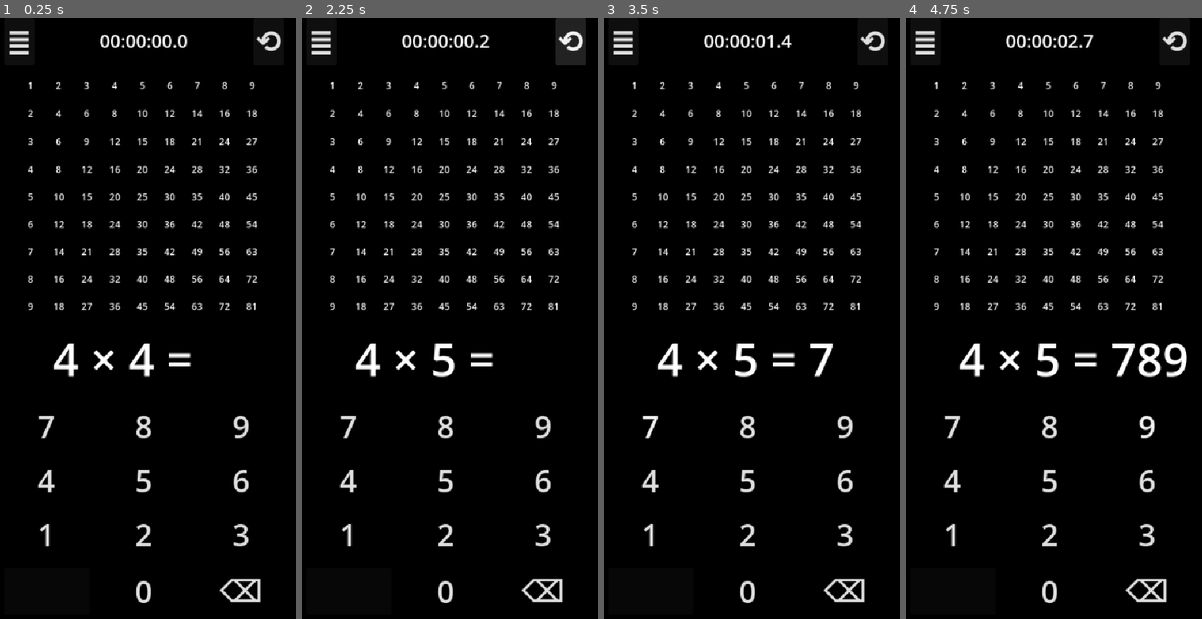
Above: before the commit, frames 1-4 (left to right).
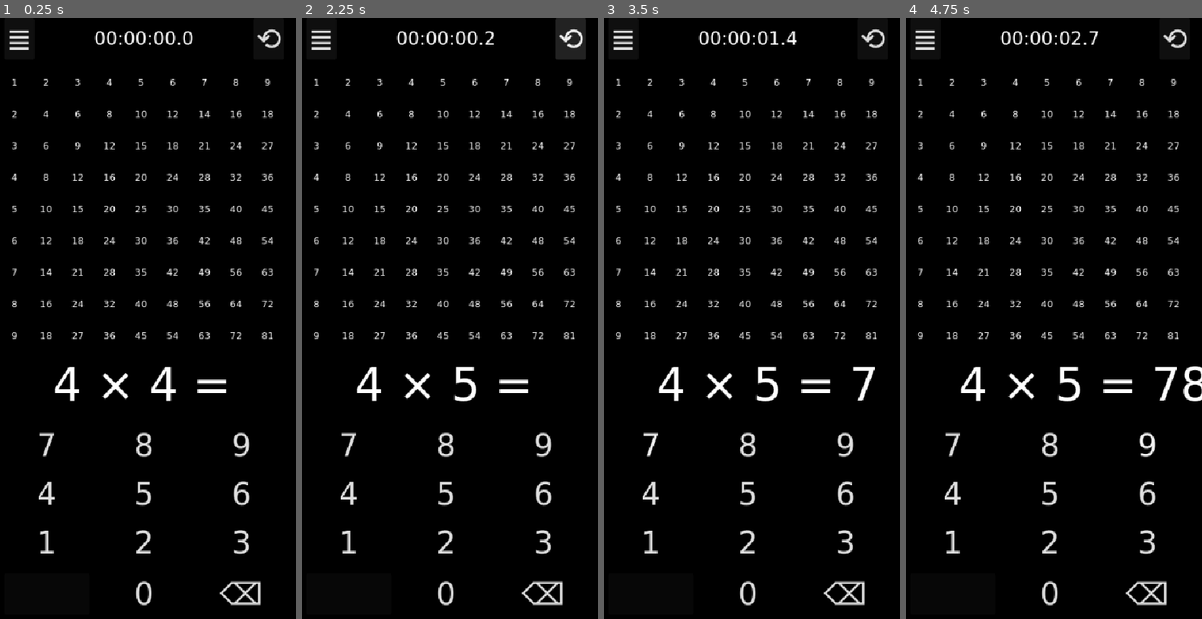
Above: after the commit, the same moments.

Repository: not-learning/einmaleins
Game: Godot game, scene res://main.tscn
Same seed, same stepped clock (60 frames per second), same inputs: the game is played once before the commit and once after it.
Inputs:
- Up to frame 1 (0.25 s): no input
- Up to frame 2 (2.25 s): click "≣" at 0.5 s; click "⸽⸽⸽⸽⸽" (after the commit: "⣿⣿") at 1.25 s; click "⟲" at 2 s
- Up to frame 3 (3.5 s): click "7" at 2.75 s
- Up to frame 4 (4.75 s): click "8" at 3.5 s; click "9" at 4.25 s

The runs differ from the first frame. In frame 1, 8.4% of the frame differs, in the area x 3-95%, y 1-98%; in frame 2, 8.5%; in frame 3, 8.7%; in frame 4, 9.4%, in the area x 3-100%, y 1-98%.

Commit message:
Fixed sandwich button text

Diff:
--- a/main.gd
+++ b/main.gd
@@ -13,7 +13,7 @@
 	stopwatch = find_child("Stopwatch")
 	stopwatch.restart.connect(_on_restart)
 	sandwich = find_child("Sandwich")
-	stopwatch.ex_list_show.connect(_on_ex_list_show)
+	stopwatch.toggle_ex_list_show.connect(_on_toggle_ex_list_show)
 	xtable = find_child("Xtable")
 	xtableChildren = xtable.get_children()
 	ex = find_child("Exercise")
@@ -27,15 +27,15 @@
 	exList._fill_ex_list(ex.arr)
 	$ExListMargin.set("visible", false)
 
-func _on_ex_list_show(b: bool):
+func _on_toggle_ex_list_show(b: bool):
 	if b:
-		sandwich.text = "⸽⸽⸽⸽⸽"
-		sandwich.set("theme_override_font_sizes/font_size", 25)
+		#sandwich.text = "⣿"
+		#sandwich.set("theme_override_font_sizes/font_size", 25)
 		$ExListMargin.set("visible", true)
 		$XtableMargin.set("visible", false)
 	else:
-		sandwich.text = "≣"
-		sandwich.set("theme_override_font_sizes/font_size", 50)
+		#sandwich.text = "≣"
+		#sandwich.set("theme_override_font_sizes/font_size", 50)
 		$ExListMargin.set("visible", false)
 		$XtableMargin.set("visible", true)
 
--- a/project.godot
+++ b/project.godot
@@ -24,6 +24,10 @@
 window/stretch/mode="canvas_items"
 window/stretch/aspect="keep_width"
 window/handheld/orientation=1
+
+[gui]
+
+theme/custom_font="uid://be7ocfjq0v37i"
 
 [input]
 
--- a/stopwatch.gd
+++ b/stopwatch.gd
@@ -1,18 +1,19 @@
 extends Label
 
 signal restart
-signal ex_list_show(b: bool)
+signal toggle_ex_list_show(b: bool)
 
 var ms: float
 var done: bool
-#var sandwich: Button
+var ex_list_show: bool
+var sandwich: Button
 
 func _ready() -> void:
 	ms = 0
 	text = "0"
 	done = true
 	#sandwich = get_node("../").find_child("Sandwich")
-	#sandwich = get_node("/root/Node").find_child("Sandwich")
+	sandwich = get_node("/root/Node").find_child("Sandwich")
 
 func _process(delta: float) -> void:
 	if !done: ms += delta
@@ -20,7 +21,10 @@
 	fraction = fraction.erase(0)
 	var time := Time.get_time_string_from_unix_time(ms)
 	text = time + fraction
-#≣☰⠿⠿⣿⣿⸽⸽⸽⸽⸽
+	var sandwich_text := "≣"
+	if ex_list_show: sandwich_text = "⣿⣿"
+	sandwich.text = sandwich_text
+#≣☰⠿⠿⣿⣿
 
 func _on_restart_button_up() -> void:
 	ms = 0
@@ -28,4 +32,5 @@
 	restart.emit()
 
 func _on_sandwich_toggled(toggled_on: bool) -> void:
-	ex_list_show.emit(toggled_on)
+	ex_list_show = toggled_on
+	toggle_ex_list_show.emit(toggled_on)
--- a/stopwatch.tscn
+++ b/stopwatch.tscn
@@ -24,7 +24,6 @@
 focus_mode = 0
 theme_override_font_sizes/font_size = 50
 toggle_mode = true
-text = "≣"
 
 [node name="Stopwatch" type="Label" parent="HBoxContainer"]
 layout_mode = 2
Binary file added: fonts/DejaVuSans.ttf
Not shown, added: fonts/DejaVuSans.ttf.import
Not shown, changed: web/einmaleins.html
Not shown, changed: web/einmaleins.pck
Not shown, changed: web/einmaleins.service.worker.js
